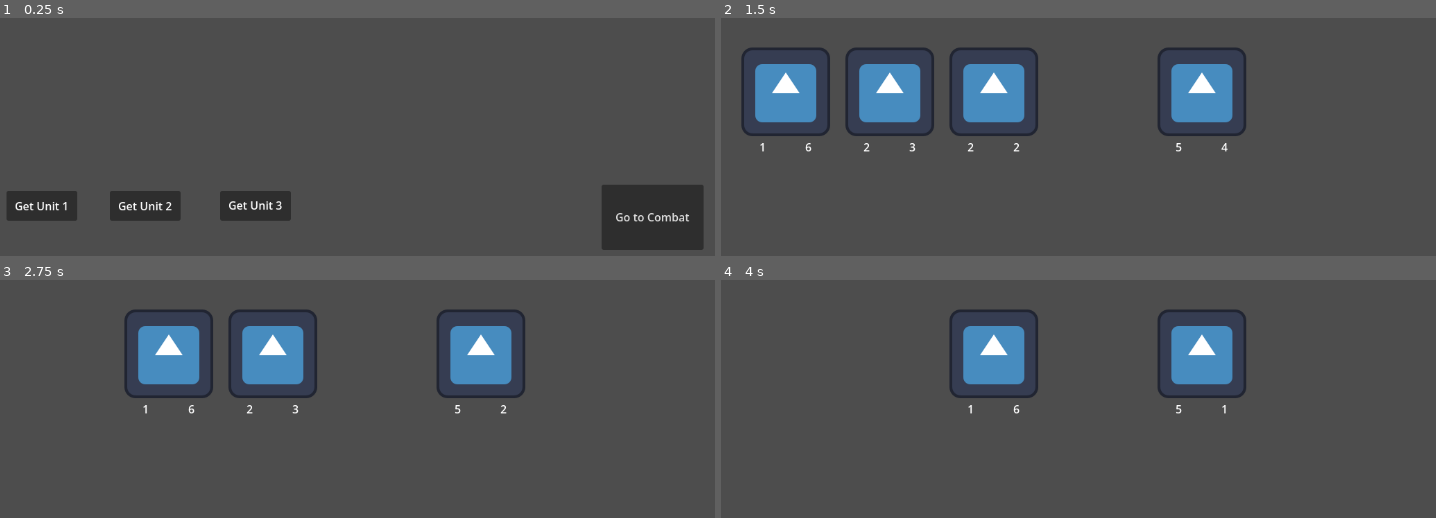
Above: before the commit, frames 1-4 (two rows, left to right).
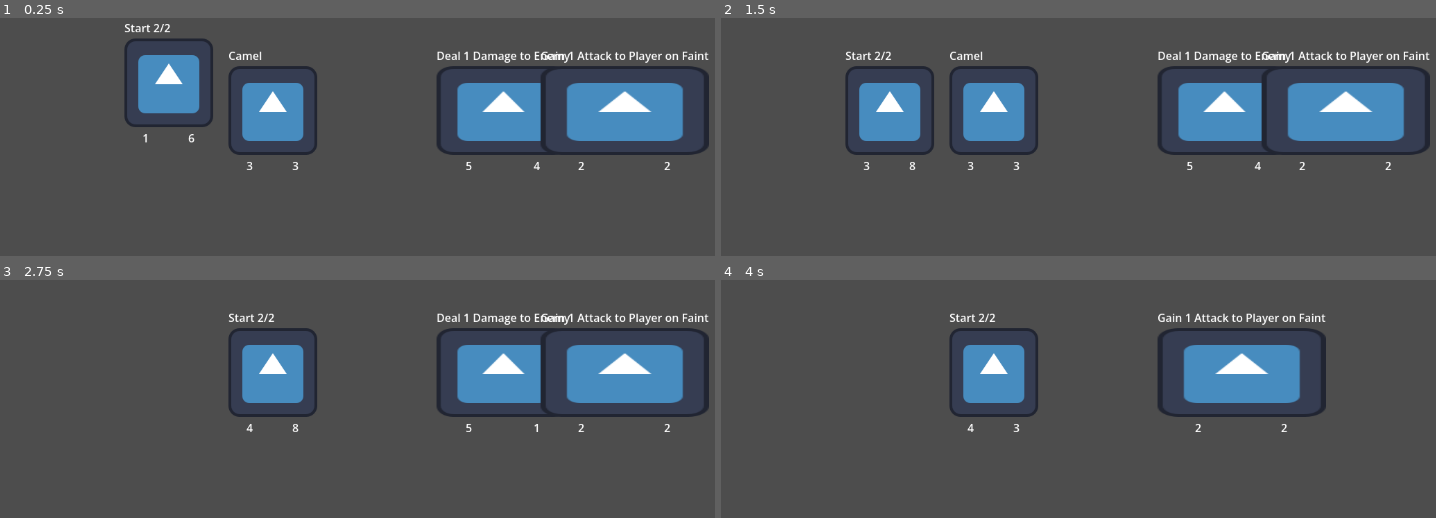
Above: after the commit, the same moments.

Repository: skeeeth/HACKER_AUTO_PETS
Game: Godot game, scene res://Scenes/CombatSim.tscn
The game is run twice, just before and just after one commit, with the same random seed, the same clock (stepped at 60 frames per second) and the same inputs. Before the commit the project starts from res://Scenes/ShopScene.tscn. The engine's default icon, where the game draws it, is replaced by a stand-in: a white triangle on a blue panel in a dark square.
Inputs (mouse positions are in pixels of both pictures, inside the frame that each line leads up to):
- Up to frame 1 (0.25 s): no input
- Up to frame 2 (1.5 s): click (1371, 217) at 0.5 s, where only the run before the commit has a clickable "Go to Combat"; tap Enter (ui_accept) at 1.25 s; hold Enter (ui_accept) from 1.28 s (still down)
- Up to frame 3 (2.75 s): release Enter (ui_accept) at 2.03 s; tap Enter (ui_accept) at 2.1, 2.27, 2.57 s
- Up to frame 4 (4 s): hold Enter (ui_accept) 2.78-3.53 s; tap Enter (ui_accept) at 3.6, 3.77 s

The runs differ from the first frame. In frame 1, 22% of the frame differs, in the area x 0-100%, y 2-98%; in frame 2, 17%; in frame 3, 15%; in frame 4, 8.1%.

Commit message:
Effect triggering and resolution general
hurt and combat triggers implemented and give resolution
skeleton for other kinds there though

Diff:
--- a/Resources/Effects/DealDamageToEnemy.tres
+++ b/Resources/Effects/DealDamageToEnemy.tres
@@ -1,11 +1,17 @@
 [gd_resource type="Resource" script_class="EffectData" format=3 uid="uid://hqdb812ddwbw"]
 
 [ext_resource type="Script" uid="uid://d6hrknb1lvds" path="res://Resources/effectData.gd" id="1_fxteu"]
+[ext_resource type="Script" uid="uid://by520cy10c7wa" path="res://Resources/TargetData.gd" id="2_6tmml"]
+
+[sub_resource type="Resource" id="Resource_2lbox"]
+script = ExtResource("2_6tmml")
+metadata/_custom_type_script = "uid://by520cy10c7wa"
 
 [resource]
 script = ExtResource("1_fxteu")
 name = "Deal 1 Damage to Enemy"
-magnitude = 4
-target = 1
-triggerAmount = 1
+trigger_state = 1
+effect_type = 1
+magnitude = 2
+targets = Array[ExtResource("2_6tmml")]([SubResource("Resource_2lbox")])
 metadata/_custom_type_script = "uid://d6hrknb1lvds"
--- a/Resources/Effects/Gain1AttackToPlayerOnFaint.tres
+++ b/Resources/Effects/Gain1AttackToPlayerOnFaint.tres
@@ -1,12 +1,17 @@
 [gd_resource type="Resource" script_class="EffectData" format=3 uid="uid://ctm2pebphaq81"]
 
 [ext_resource type="Script" uid="uid://d6hrknb1lvds" path="res://Resources/effectData.gd" id="1_utoxm"]
+[ext_resource type="Script" uid="uid://by520cy10c7wa" path="res://Resources/TargetData.gd" id="2_b86c4"]
+
+[sub_resource type="Resource" id="Resource_g7550"]
+script = ExtResource("2_b86c4")
+value = -1
+metadata/_custom_type_script = "uid://by520cy10c7wa"
 
 [resource]
 script = ExtResource("1_utoxm")
 name = "Gain 1 Attack to Player on Faint"
-triggerState = 1
-effectType = 3
+trigger_state = 1
 magnitude = 1
-triggerAmount = 1
+targets = Array[ExtResource("2_b86c4")]([SubResource("Resource_g7550")])
 metadata/_custom_type_script = "uid://d6hrknb1lvds"
--- a/Resources/Effects/Give1HealthToPlayer.tres
+++ /dev/null
@@ -1,12 +0,0 @@
-[gd_resource type="Resource" script_class="EffectData" format=3 uid="uid://dtftyovtanfad"]
-
-[ext_resource type="Script" uid="uid://d6hrknb1lvds" path="res://Resources/effectData.gd" id="1_qphde"]
-
-[resource]
-script = ExtResource("1_qphde")
-name = "Give 1 Health to Player"
-triggerState = 1
-effectType = 1
-magnitude = 1
-triggerAmount = 1
-metadata/_custom_type_script = "uid://d6hrknb1lvds"
--- /dev/null
+++ b/Resources/Effects/Start22.tres
@@ -0,0 +1,16 @@
+[gd_resource type="Resource" script_class="EffectData" format=3 uid="uid://dtftyovtanfad"]
+
+[ext_resource type="Script" uid="uid://d6hrknb1lvds" path="res://Resources/effectData.gd" id="1_qphde"]
+[ext_resource type="Script" uid="uid://by520cy10c7wa" path="res://Resources/TargetData.gd" id="2_u0hfi"]
+
+[sub_resource type="Resource" id="Resource_u0hfi"]
+script = ExtResource("2_u0hfi")
+metadata/_custom_type_script = "uid://by520cy10c7wa"
+
+[resource]
+script = ExtResource("1_qphde")
+name = "Start 2/2"
+effect_type = 1
+magnitude = 2
+targets = Array[ExtResource("2_u0hfi")]([SubResource("Resource_u0hfi")])
+metadata/_custom_type_script = "uid://d6hrknb1lvds"
--- a/Resources/Effects/Summon1Unit.tres
+++ b/Resources/Effects/Summon1Unit.tres
@@ -1,12 +1,11 @@
 [gd_resource type="Resource" script_class="EffectData" format=3 uid="uid://bx23qogixbm20"]
 
 [ext_resource type="Script" uid="uid://d6hrknb1lvds" path="res://Resources/effectData.gd" id="1_0ylto"]
+[ext_resource type="Script" uid="uid://by520cy10c7wa" path="res://Resources/TargetData.gd" id="2_1wy5p"]
 
 [resource]
 script = ExtResource("1_0ylto")
 name = "Summon 1 Unit"
-triggerState = 1
-effectType = 2
+trigger_state = 1
 magnitude = 1
-triggerAmount = 1
 metadata/_custom_type_script = "uid://d6hrknb1lvds"
--- /dev/null
+++ b/Resources/TargetData.gd
@@ -0,0 +1,7 @@
+extends Resource
+class_name Target
+
+enum TargetCodes {S,O,A} #Self, Opposite, Absolute
+
+@export var type : TargetCodes = TargetCodes.S
+@export var value : int = 0
--- /dev/null
+++ b/Resources/Units/Camel.tres
@@ -0,0 +1,27 @@
+[gd_resource type="Resource" script_class="UnitData" format=3 uid="uid://np24ybr71b2k"]
+
+[ext_resource type="Script" uid="uid://6i4niaslfrq8" path="res://Resources/UnitData.gd" id="1_8ijy0"]
+[ext_resource type="Script" uid="uid://d6hrknb1lvds" path="res://Resources/effectData.gd" id="1_fwnnq"]
+[ext_resource type="Script" uid="uid://by520cy10c7wa" path="res://Resources/TargetData.gd" id="2_oelw8"]
+
+[sub_resource type="Resource" id="Resource_fwnnq"]
+script = ExtResource("2_oelw8")
+value = -1
+metadata/_custom_type_script = "uid://by520cy10c7wa"
+
+[sub_resource type="Resource" id="Resource_8aprw"]
+script = ExtResource("1_fwnnq")
+name = "Camel"
+trigger_state = 3
+effect_type = 1
+magnitude = 1
+give_difference = 1
+targets = Array[ExtResource("2_oelw8")]([SubResource("Resource_fwnnq")])
+metadata/_custom_type_script = "uid://d6hrknb1lvds"
+
+[resource]
+script = ExtResource("1_8ijy0")
+attack = 3
+health = 3
+effect = SubResource("Resource_8aprw")
+metadata/_custom_type_script = "uid://6i4niaslfrq8"
--- a/Resources/Units/Unit2.tres
+++ b/Resources/Units/Unit2.tres
@@ -1,10 +1,11 @@
 [gd_resource type="Resource" script_class="UnitData" format=3 uid="uid://drdvw7jr2lha0"]
 
-[ext_resource type="Resource" uid="uid://hqdb812ddwbw" path="res://Resources/Effects/DealDamageToEnemy.tres" id="1_lerg1"]
+[ext_resource type="Resource" uid="uid://ctm2pebphaq81" path="res://Resources/Effects/Gain1AttackToPlayerOnFaint.tres" id="1_lerg1"]
 [ext_resource type="Script" uid="uid://6i4niaslfrq8" path="res://Resources/UnitData.gd" id="1_ssshu"]
 
 [resource]
 script = ExtResource("1_ssshu")
+attack = 3
 health = 3
 effect = ExtResource("1_lerg1")
 metadata/_custom_type_script = "uid://6i4niaslfrq8"
--- a/Resources/Units/Unit3.tres
+++ b/Resources/Units/Unit3.tres
@@ -1,6 +1,6 @@
 [gd_resource type="Resource" script_class="UnitData" format=3 uid="uid://3thnakt2v0ij"]
 
-[ext_resource type="Resource" uid="uid://dtftyovtanfad" path="res://Resources/Effects/Give1HealthToPlayer.tres" id="1_ar660"]
+[ext_resource type="Resource" uid="uid://dtftyovtanfad" path="res://Resources/Effects/Start22.tres" id="1_ar660"]
 [ext_resource type="Script" uid="uid://6i4niaslfrq8" path="res://Resources/UnitData.gd" id="2_8tvhj"]
 
 [resource]
--- a/Resources/effectData.gd
+++ b/Resources/effectData.gd
@@ -1,16 +1,19 @@
 extends Resource
 class_name EffectData
 
-enum TriggerStates {BATTLE_START, FAINT, TURN_START}
-enum EffectTypes {DAMAGE, GIVE, SUMMON, GAIN}
-enum Targets {PLAYER, ENEMY}
+enum TriggerStates {BATTLE_START, FAINT, TURN_START, HURT}
+enum EffectTypes {DAMAGE, GIVE, SUMMON}
+#enum TargetCodes {S,O,A}
 
 @export var name : String
 @export var trigger_state : TriggerStates
 @export var effect_type : EffectTypes
 @export var magnitude : int
-@export var target : Targets
-@export var trigger_amount : int
+@export var give_difference: int = 0 #ignore for non-give(maybe useful for some HACK later)
+	#ex to give 1/2, set magnitude to 2 and give_difference to -1
+	#
+@export var targets : Array[Target]
+@export var trigger_amount : int = 1
 
-func use_effect() -> void:
-	pass
+#func use_effect() -> void:
+	#pass
--- a/Scenes/CombatSim.tscn
+++ b/Scenes/CombatSim.tscn
@@ -2,15 +2,20 @@
 
 [ext_resource type="Script" uid="uid://dfv4x5ov05lhh" path="res://Scripts/combat_sim.gd" id="1_pc1ni"]
 [ext_resource type="Script" uid="uid://6i4niaslfrq8" path="res://Resources/UnitData.gd" id="2_ollyq"]
-[ext_resource type="Resource" uid="uid://ca2uh8w5h7vln" path="res://Resources/Units/Unit1.tres" id="3_hobrl"]
-[ext_resource type="Resource" uid="uid://drdvw7jr2lha0" path="res://Resources/Units/Unit2.tres" id="4_sx1f8"]
+[ext_resource type="Resource" uid="uid://np24ybr71b2k" path="res://Resources/Units/Camel.tres" id="4_x8mgc"]
 [ext_resource type="Resource" uid="uid://3thnakt2v0ij" path="res://Resources/Units/Unit3.tres" id="5_hb81n"]
 [ext_resource type="Resource" uid="uid://dxd8fem6tyriv" path="res://Resources/Units/Unit4.tres" id="6_sslh6"]
+[ext_resource type="Resource" uid="uid://ctm2pebphaq81" path="res://Resources/Effects/Gain1AttackToPlayerOnFaint.tres" id="7_x8mgc"]
+
+[sub_resource type="Resource" id="Resource_0m7ue"]
+script = ExtResource("2_ollyq")
+effect = ExtResource("7_x8mgc")
+metadata/_custom_type_script = "uid://6i4niaslfrq8"
 
 [node name="CombatSim" type="Node2D" unique_id=807734234]
 script = ExtResource("1_pc1ni")
-ally_unit_data = Array[ExtResource("2_ollyq")]([ExtResource("3_hobrl"), ExtResource("4_sx1f8"), ExtResource("5_hb81n")])
-enemy_unit_data = Array[ExtResource("2_ollyq")]([ExtResource("6_sslh6")])
+ally_unit_data = Array[ExtResource("2_ollyq")]([ExtResource("4_x8mgc"), ExtResource("5_hb81n")])
+enemy_unit_data = Array[ExtResource("2_ollyq")]([ExtResource("6_sslh6"), SubResource("Resource_0m7ue")])
 step_size = 150
 
 [node name="Camera2D" type="Camera2D" parent="." unique_id=2141505769]
--- a/Scenes/CombatUnit.tscn
+++ b/Scenes/CombatUnit.tscn
@@ -2,15 +2,22 @@
 
 [ext_resource type="Script" uid="uid://bdhujuxoghmda" path="res://Scripts/Combat_Class.gd" id="1_kvcsd"]
 [ext_resource type="Texture2D" uid="uid://d04pyr2iaplbn" path="res://icon.svg" id="2_bmh0u"]
+[ext_resource type="Script" uid="uid://d1f7tay3kxv3x" path="res://Scripts/SimEffect.gd" id="3_bmh0u"]
 
-[node name="Node2D" type="Node2D" unique_id=253418010 node_paths=PackedStringArray("damage_label", "health_label")]
+[node name="Node2D" type="Node2D" unique_id=253418010 node_paths=PackedStringArray("damage_label", "health_label", "name_label", "effect")]
 script = ExtResource("1_kvcsd")
 damage_label = NodePath("VBoxContainer/HBoxContainer/Damage")
 health_label = NodePath("VBoxContainer/HBoxContainer/Health")
+name_label = NodePath("VBoxContainer/Name")
+effect = NodePath("Effect")
 
 [node name="VBoxContainer" type="VBoxContainer" parent="." unique_id=396016746]
 offset_right = 40.0
 offset_bottom = 40.0
+
+[node name="Name" type="Label" parent="VBoxContainer" unique_id=1364059213]
+layout_mode = 2
+text = "Name"
 
 [node name="TextureRect" type="TextureRect" parent="VBoxContainer" unique_id=1708096629]
 layout_mode = 2
@@ -30,3 +37,7 @@
 size_flags_horizontal = 3
 text = "X"
 horizontal_alignment = 1
+
+[node name="Effect" type="Node" parent="." unique_id=925535970]
+script = ExtResource("3_bmh0u")
+metadata/_custom_type_script = "uid://d1f7tay3kxv3x"
--- a/Scripts/Combat_Class.gd
+++ b/Scripts/Combat_Class.gd
@@ -2,9 +2,12 @@
 class_name SimUnit
 
 signal died(who:SimUnit)
+signal hurt
 
 @export var damage_label: Label #= $VBoxContainer/HBoxContainer/Damage
 @export var health_label: Label #= $VBoxContainer/HBoxContainer/Health
+@export var name_label:Label
+@export var effect:Effect
 
 var attack : int:
 	set(v):
@@ -18,13 +21,20 @@
 		if health <= 0:
 			die()
 
-var effect : EffectData
+#var effect : EffectData
 
 ## This sets up the unit data for the unit
 func dress(data:UnitData):
 	attack = data.attack
 	health = data.health
-	effect = data.effect
+	name_label.text = data.effect.name
+	effect.data = data.effect
+	effect.holder = self
+
+##calls hurt signal, different than setting hp
+func take_damage(amount:int):
+	health -= amount
+	hurt.emit()
 
 func die():
 	died.emit(self)
--- /dev/null
+++ b/Scripts/SimEffect.gd
@@ -0,0 +1,79 @@
+extends Node
+class_name Effect
+
+#signal triggered
+signal resolved
+
+var data : EffectData
+var shift : int = 0
+var modifier : int = 0 #modify-er? hardly even know her!
+var manager : CombatSimManager
+var holder : SimUnit
+
+##Connect to the appropriate triggers
+@warning_ignore("unused_parameter")
+func subscribe(units:Array[SimUnit]):
+	match data.trigger_state:
+		EffectData.TriggerStates.BATTLE_START:
+			manager.combat_start.connect(trigger)
+
+		EffectData.TriggerStates.HURT:
+			holder.hurt.connect(trigger)
+
+func trigger():
+	manager.trigger_effect(self)
+
+	#TEMP, replace with more sophisticated art later
+	holder.position.y -= 40 #bump unit up to show its active
+
+func resolve():
+	for t in data.targets:
+		var target = _get_target_unit(t)
+		if !target: return #fails if target not found
+		match data.effect_type:
+			EffectData.EffectTypes.GIVE:
+				resolve_give(target)
+
+	resolved.emit()
+	holder.position.y += 40 #reset
+
+func _get_target_unit(t:Target) -> SimUnit:
+	var is_player_side : bool = manager.player_queue.has(holder)
+	var ally_queue:Array
+	var opp_queue:Array
+	if is_player_side:
+		ally_queue = manager.player_queue
+		opp_queue = manager.enemy_queue
+	else:
+		ally_queue = manager.enemy_queue
+		opp_queue = manager.player_queue
+
+	var my_index = ally_queue.find(holder)
+	var target_index:int
+	var target_queue = ally_queue
+	match t.type:
+		Target.TargetCodes.S:
+
+			target_index = my_index - t.value - shift
+
+			if target_index < 0: #if reaching other side
+				#flip to opp context
+				target_index *= -1
+				target_queue = opp_queue
+
+				target_index -= 1 #1st opp is its index 0
+
+			if target_index >= target_queue.size():
+				#fails if target is too far
+				return null
+
+		Target.TargetCodes.O:
+			pass
+		Target.TargetCodes.A:
+			pass
+
+	return target_queue[target_index]
+
+func resolve_give(target:SimUnit):
+	target.attack += data.magnitude
+	target.health += data.magnitude - data.give_difference
--- a/Scripts/combat_sim.gd
+++ b/Scripts/combat_sim.gd
@@ -3,6 +3,8 @@
 
 enum BattlePhases
 {BATTLE_START, TURN_START, ATTACK, TURN_END, FAINT, BATTLE_END}
+
+signal combat_start
 
 var current_battle_phase : BattlePhases
 var current_phase_number : int = -1
@@ -20,19 +22,30 @@
 var enemy_won : bool = false
 var combat_over : bool = false
 
-## Stacks are FIFO, so index 0 is always the "combat front" unit,
+## queues are FIFO, so index 0 is always the "combat front" unit,
 ## but are displayed visually as 4 and 5 from the left
-var player_stack : Array[SimUnit]
-var enemy_stack : Array[SimUnit]
+var player_queue : Array[SimUnit]
+var enemy_queue : Array[SimUnit]
+##renamed from stack because stacks are literally FILO, mb -eth
+##queue is the proper term for a FIFO data structure
 
+
+var effect_stack:Array[Effect]
+var dying_units:Array[SimUnit]
 
 func _ready() -> void:
 	# should load from shop phase/encounter list but export works
 	for d in ally_unit_data:
-		player_stack.append(_create_unit(d))
+		player_queue.append(_create_unit(d))
 	for d in enemy_unit_data:
-		enemy_stack.append(_create_unit(d))
+		enemy_queue.append(_create_unit(d))
 
+	var all_units:Array[SimUnit] = player_queue.duplicate()
+	all_units.append_array(enemy_queue)
+	for u in all_units:
+		u.effect.subscribe(all_units)
+
+	combat_start.emit()
 	_arrange_units()
 
 func _create_unit(data:UnitData) -> SimUnit:
@@ -40,6 +53,8 @@
 	new_unit = UNIT_SCENE.instantiate()
 	new_unit.dress(data)
 	new_unit.died.connect(on_unit_death)
+	new_unit.effect.manager = self
+	#new_unit.effect.triggered.connect(on_effect_trigger)
 	add_child(new_unit)
 	return new_unit
 
@@ -47,11 +62,11 @@
 func _arrange_units():
 	#should like tween to destination placements rather than just snap
 	# and hold timeline until animation is finished
-	for i in player_stack.size():
-		player_stack[i].position.x =  (i+1) * -step_size
+	for i in player_queue.size():
+		player_queue[i].position.x =  (i+1) * -step_size
 
-	for i in enemy_stack.size():
-		enemy_stack[i].position.x =  (i+1) * step_size
+	for i in enemy_queue.size():
+		enemy_queue[i].position.x =  (i+1) * step_size
 
 
 func _input(event: InputEvent) -> void:
@@ -61,8 +76,8 @@
 		if combat_over == false:
 			current_phase_number += 1
 			connect_number_to_phase()
-			phase_action()
-			#advance_step() #DEBUG hotkey
+			#phase_action()
+			advance_step() #DEBUG hotkey
 		else:
 			print("Combat has stopped already")
 
@@ -86,43 +101,52 @@
 		print("Turn has begun")
 	elif current_battle_phase == BattlePhases.ATTACK:
 		print("Time to attack")
-		advance_step()
+		hit()
 	elif current_battle_phase == BattlePhases.TURN_END:
 		print("Turn has ended")
 
 
-#var effect_stack:Array[CombatEffect]
 func advance_step():
 	#will step though stack of triggers and hit
 	#when nothing else is active
-	hit()
+	if effect_stack.size() > 0:
+		var last_effect = effect_stack.pop_back()
+		last_effect.resolve()
+		#last_effect.resolved.connect(advance_step,4)
+	else:
+		cleanup()
+		phase_action()
 
 func hit():
-	player_stack.front().health -= enemy_stack.front().attack
-	enemy_stack.front().health -= player_stack.front().attack
-
+	player_queue.front().take_damage(enemy_queue.front().attack)
+	enemy_queue.front().take_damage(player_queue.front().attack)
 
 func on_unit_death(dying_unit:SimUnit):
-	#should probably put some kinda "faint" trigger onto the stack
-	#and then do the following as a sort of cleanup step (or other order)?
+	dying_units.append(dying_unit)
 
-	player_stack.erase(dying_unit)
-	enemy_stack.erase(dying_unit)
+##checks for dead bodies and removes them, only called when stack is empty
+func cleanup():
+	for dying_unit in dying_units:
+		player_queue.erase(dying_unit)
+		enemy_queue.erase(dying_unit)
 
-	#maybe change this logic a bit to diff Win/Loss/Draw
-	if player_stack.size() == 0 and enemy_stack.size() != 0:
-		enemy_won = true
-		end_combat()
-	elif player_stack.size() != 0 and enemy_stack.size() == 0:
-		player_won = true
-		end_combat()
-	elif player_stack.size() == 0 and enemy_stack.size() == 0:
-		end_combat()
+		#maybe change this logic a bit to diff Win/Loss/Draw
+		if player_queue.size() == 0 and enemy_queue.size() != 0:
+			enemy_won = true
+			end_combat()
+		elif player_queue.size() != 0 and enemy_queue.size() == 0:
+			player_won = true
+			end_combat()
+		elif player_queue.size() == 0 and enemy_queue.size() == 0:
+			end_combat()
 
-	_arrange_units()
-	dying_unit.queue_free()
-	pass
+		_arrange_units()
+		dying_unit.queue_free()
 
+	dying_units.clear()
+
+func trigger_effect(effect:Effect):
+	effect_stack.append(effect)
 
 func end_combat():
 	combat_over = true
--- a/project.godot
+++ b/project.godot
@@ -11,7 +11,7 @@
 [application]
 
 config/name="HACKER_AUTO_PETS"
-run/main_scene="uid://cl8e6tpoh42op"
+run/main_scene="uid://cfe4ocgls7ccg"
 config/features=PackedStringArray("4.6", "GL Compatibility")
 config/icon="res://icon.svg"
 
Not shown, added: Resources/TargetData.gd.uid
Not shown, added: Scripts/SimEffect.gd.uid
